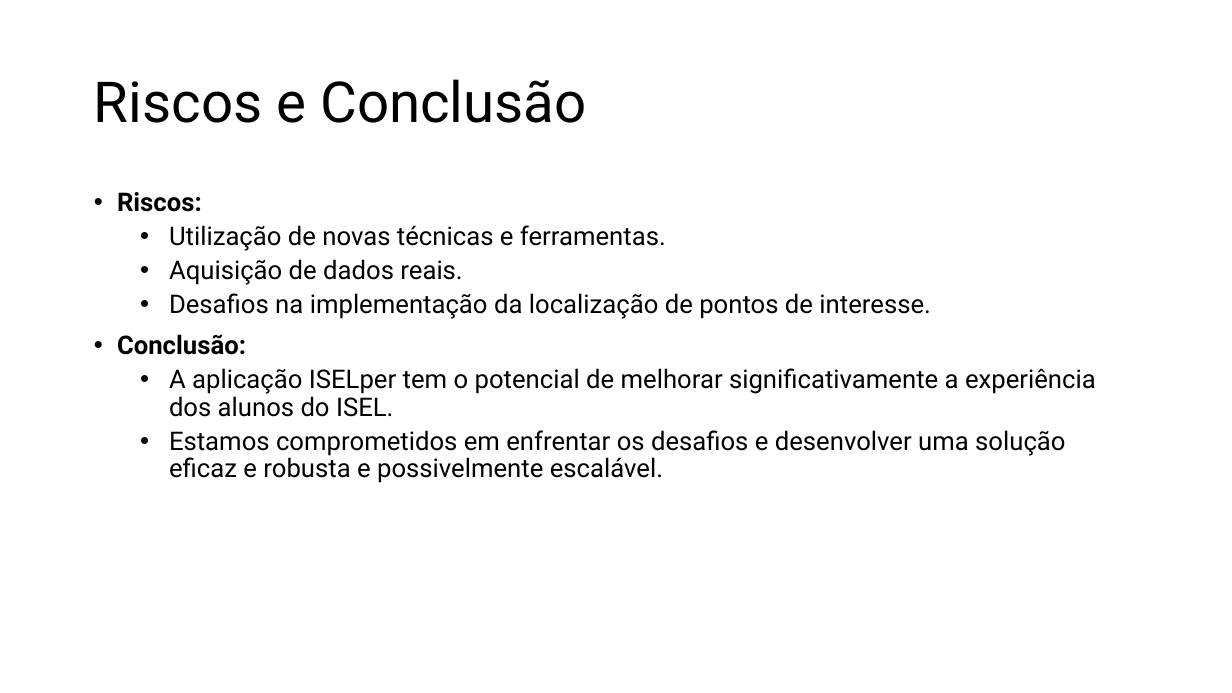
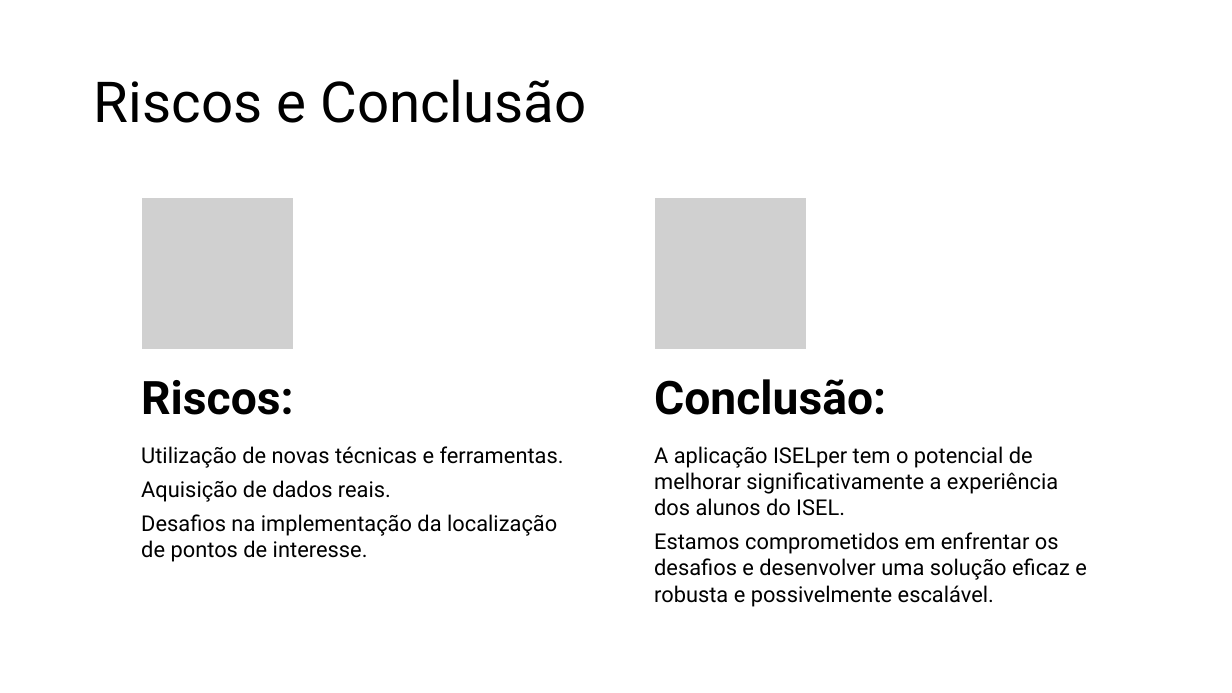
Before and after one commit to sergiomiguelzorro/ps_tests2324, a slide deck: slide 5 of src/main/resources/G03_apresentação.pptx. Drawn at 1232x693 pixels with LibreOffice and Linux fonts; fonts in the diff are those of the drawing; grey boxes stand for pictures. Boxes give left, top, right and bottom in pixels: in the first picture for what was removed or moved away, otherwise in the second. Text is boxed around its words. In the diff, an @@ line names an element or a change of style, - is before the commit and + after.

```diff
--- a/src/main/resources/G03_apresentação.pptx
+++ b/src/main/resources/G03_apresentação.pptx
@@ text removed at bbox=[117, 192, 1096, 483] @@
-• Riscos:
-  • Utilização de novas técnicas e ferramentas.
-  • Aquisição de dados reais.
-  • Desafios na implementação da localização de pontos de interesse.
-• Conclusão:
-  • A aplicação ISELper tem o potencial de melhorar significativamente a experiência dos alunos do ISEL.
-  • Estamos comprometidos em enfrentar os desafios e desenvolver uma solução eficaz e robusta e possivelmente escalável.
@@ group added at bbox=[141, 198, 1087, 607]: 4 texts, 2 pictures @@
+Riscos:
+Utilização de novas técnicas e ferramentas.
+Aquisição de dados reais.
+Desafios na implementação da localização de pontos de interesse.
+Conclusão:
+A aplicação ISELper tem o potencial de melhorar significativamente a experiência dos alunos do ISEL.
+Estamos comprometidos em enfrentar os desafios e desenvolver uma solução eficaz e robusta e possivelmente escalável.
```
Also in this commit, not shown: 4 other slides changed, 1 other file.
